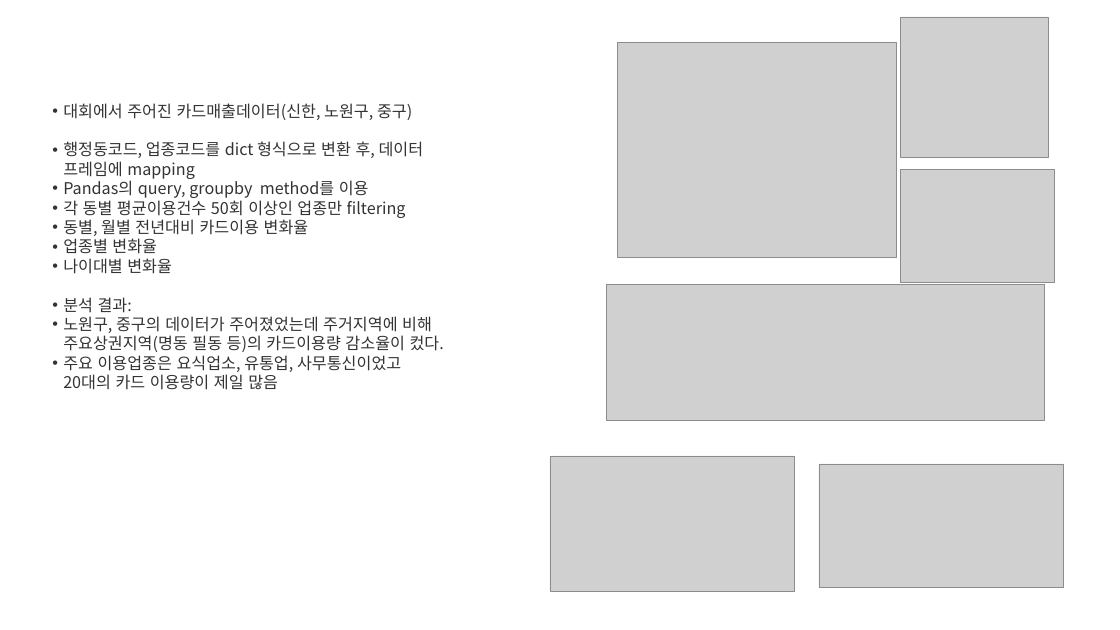
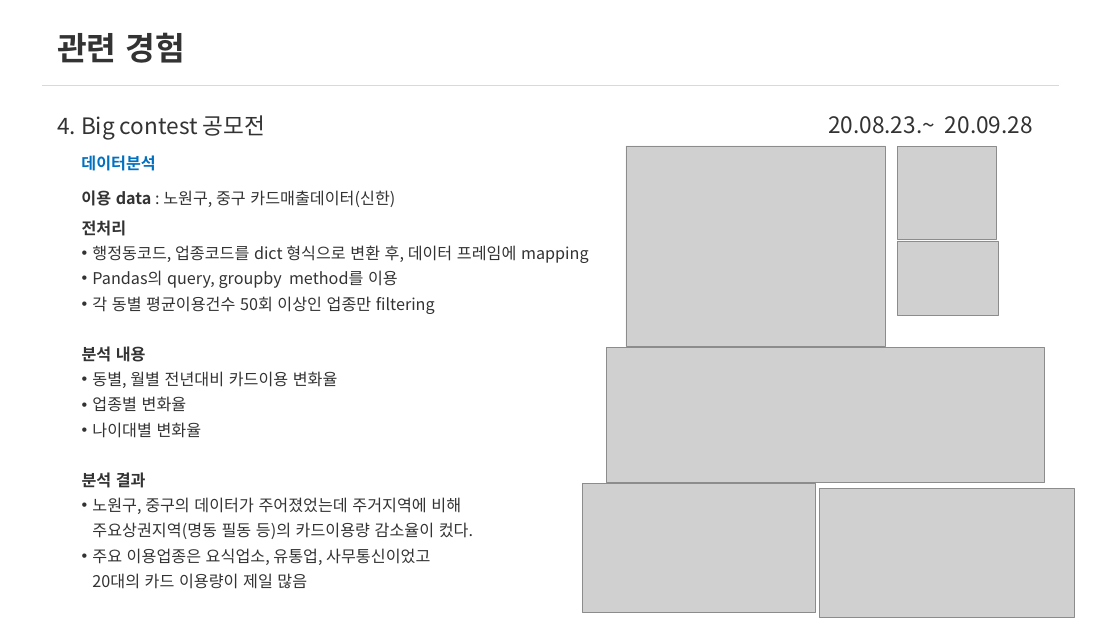
Before and after one commit to Changyoon-Lee/portfolio, a slide deck: slide 13 of 포트폴리오세부내용.pptx (slide 10 before the commit). Drawn at 1120x630 pixels with LibreOffice and Linux fonts; fonts in the diff are those of the drawing; grey boxes stand for pictures. Boxes give left, top, right and bottom in pixels: in the first picture for what was removed or moved away, otherwise in the second. Text is boxed around its words. In the diff, an @@ line names an element or a change of style, - is before the commit and + after.

```diff
--- a/포트폴리오세부내용.pptx
+++ b/포트폴리오세부내용.pptx
@@ text added at bbox=[57, 32, 185, 63], 40 pt, text #333333, bold @@
+관련 경험
@@ line added from (42, 85) to (1059, 85), #D9D9D9 0.5 pt @@
@@ text added at bbox=[57, 115, 265, 140], 28 pt, text #333333 @@
+4. Big contest 공모전
@@ text added at bbox=[828, 116, 1033, 134], 28 pt, text #333333 @@
+20.08.23.~ 20.09.28
@@ picture: place and size @@
-picture at bbox=[618, 42, 896, 257]
+picture at bbox=[626, 146, 886, 346]
@@ picture: place and size @@
-picture at bbox=[900, 17, 1048, 157]
+picture at bbox=[897, 146, 996, 240]
@@ text added at bbox=[81, 155, 155, 171], 20 pt, text #0070C0, bold @@
+데이터분석
@@ text "전처리": place and size @@
-text "전처리" at bbox=[63, 103, 444, 390]
+text "전처리" at bbox=[82, 220, 589, 589]
@@ text added at bbox=[81, 190, 395, 207], 20 pt, text #333333 @@
+이용 data : 노원구, 중구 카드매출데이터(신한)
@@ text at bbox=[82, 220, 127, 236]: text changed; bold on @@
-• 대회에서 주어진 카드매출데이터(신한, 노원구, 중구)
+전처리
@@ text at bbox=[92, 245, 589, 589]: line spacing 1 to 1.3 @@
@@ picture: place and size @@
-picture at bbox=[900, 169, 1054, 282]
+picture at bbox=[897, 241, 998, 315]
@@ text at bbox=[82, 346, 146, 362]: paragraph added @@
+분석 내용
@@ picture: place and size @@
-picture at bbox=[606, 285, 1044, 420]
+picture at bbox=[606, 347, 1044, 483]
@@ text at bbox=[82, 472, 146, 488]: text changed; bold on @@
-• 분석 결과:
+분석 결과
@@ picture: place and size @@
-picture at bbox=[550, 456, 795, 591]
+picture at bbox=[582, 484, 815, 613]
@@ picture: place and size @@
-picture at bbox=[819, 464, 1064, 588]
+picture at bbox=[819, 488, 1075, 617]
```
Also in this commit, not shown: 12 other slides changed, 5 slides added.
